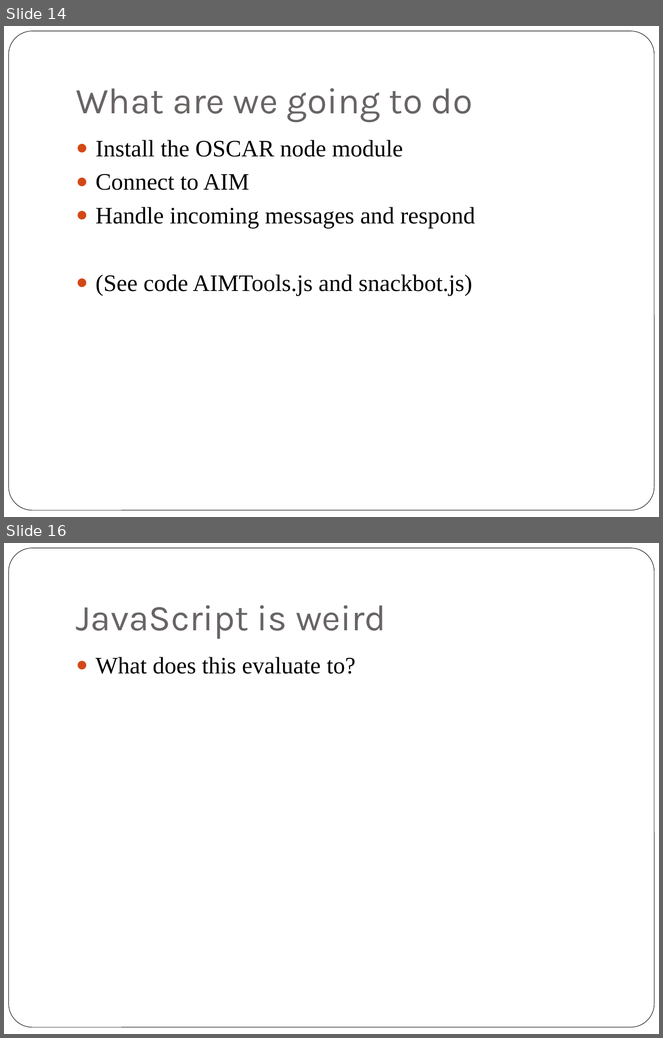
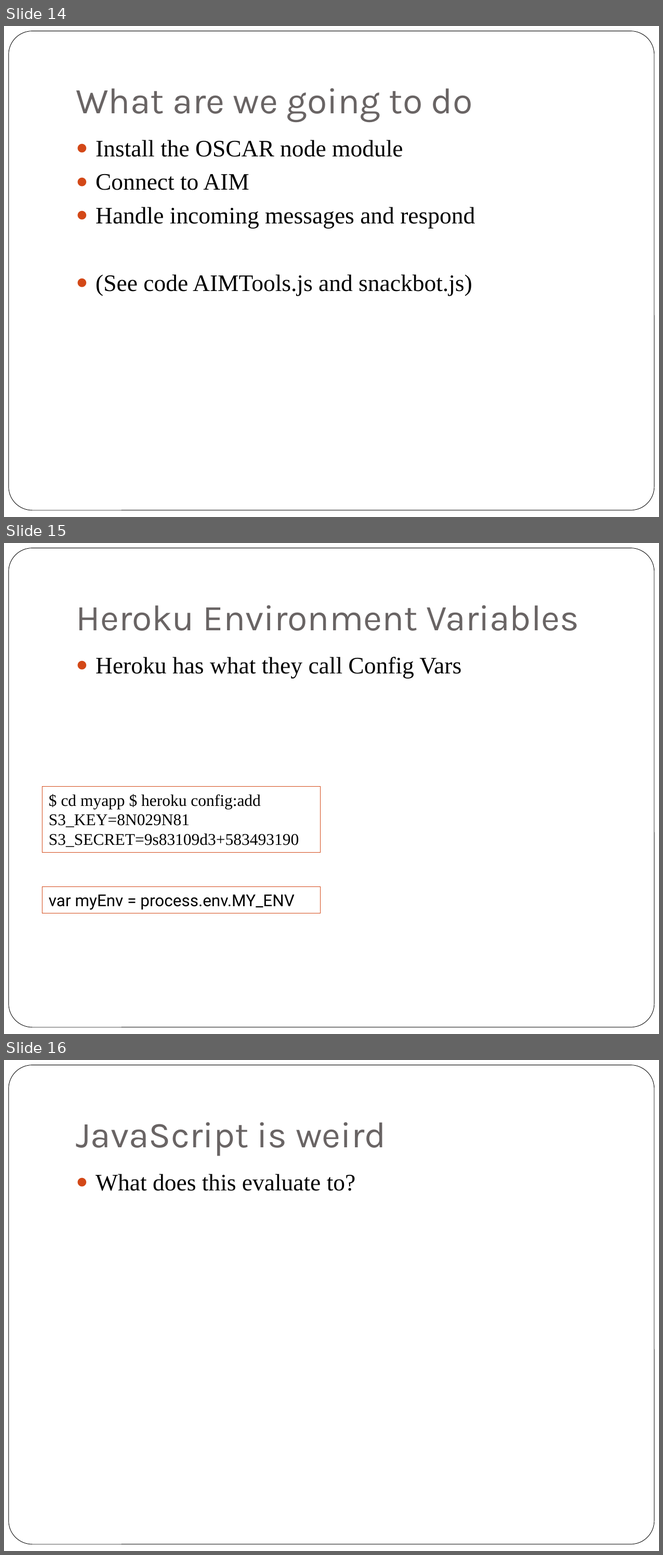
Before and after one commit to ZECTBynmo/SnackBot, a slide deck: SnackBot.pptx. Shown one above the other, each under a label of ours: slides 14 and 16 before the commit, slides 14, 15 and 16 after it; the slides between them are not shown. The pictures are 663x1038 and 663x1555 pixels, drawn with LibreOffice and Linux fonts; fonts in the diff are those of the drawing. Boxes give left, top, right and bottom in pixels: in the first picture for what was removed or moved away, otherwise in the second. Text is boxed around its words. In the diff, an @@ line names an element or a change of style, - is before the commit and + after.

Commit message:
powerpoint changes

```diff
--- a/SnackBot.pptx
+++ b/SnackBot.pptx
@@ slide 15 added at (x1=4, y1=543, x2=659, y2=1034), background #FFFFFF; not listed: 1 template element that a slide beside it also shows @@
@@ title added at (x1=76, y1=605, x2=579, y2=631), 40 pt, text #696464 @@
+Heroku Environment Variables
@@ text added at (x1=96, y1=657, x2=462, y2=678), 26 pt, text #000000 @@
+● Heroku has what they call Config Vars
@@ rectangle added at (x1=42, y1=787, x2=321, y2=853), outline #D34817 0.75 pt, 18 pt, text #000000 @@
+$ cd myapp $ heroku config:add S3_KEY=8N029N81 S3_SECRET=9s83109d3+583493190
@@ rectangle added at (x1=42, y1=887, x2=321, y2=913), outline #D34817 0.75 pt, 18 pt, text #000000 @@
+var myEnv = process.env.MY_ENV
```
Also in this commit, not shown: 1 slide removed.
